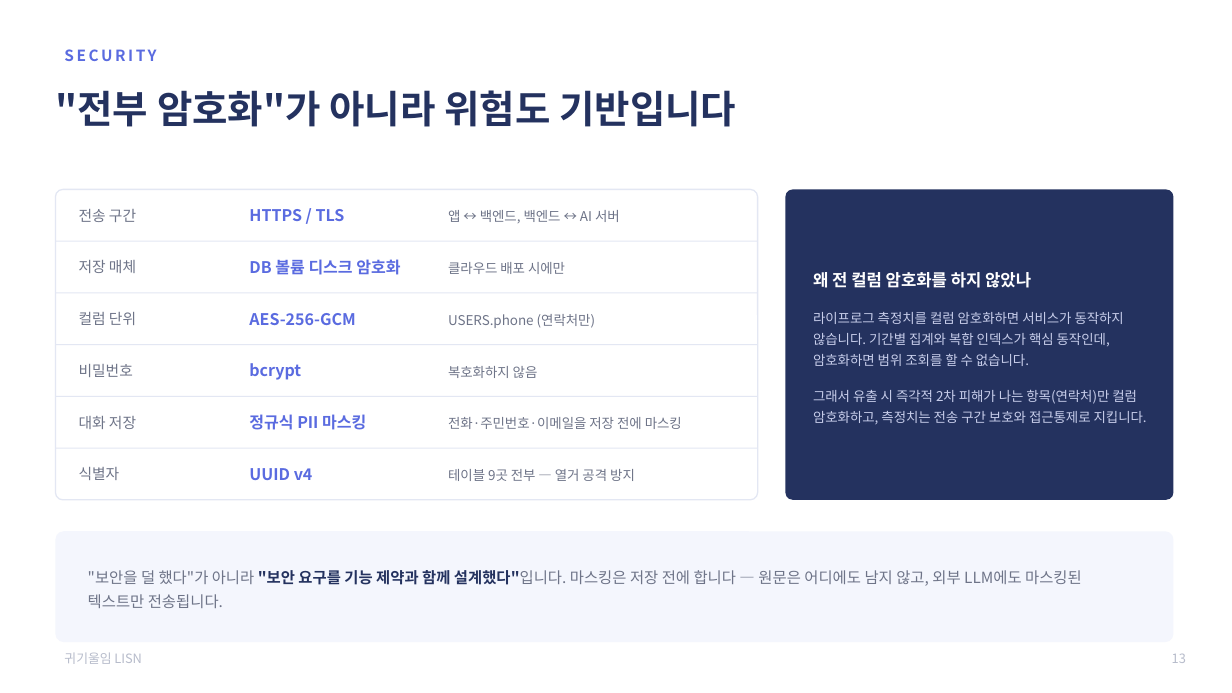
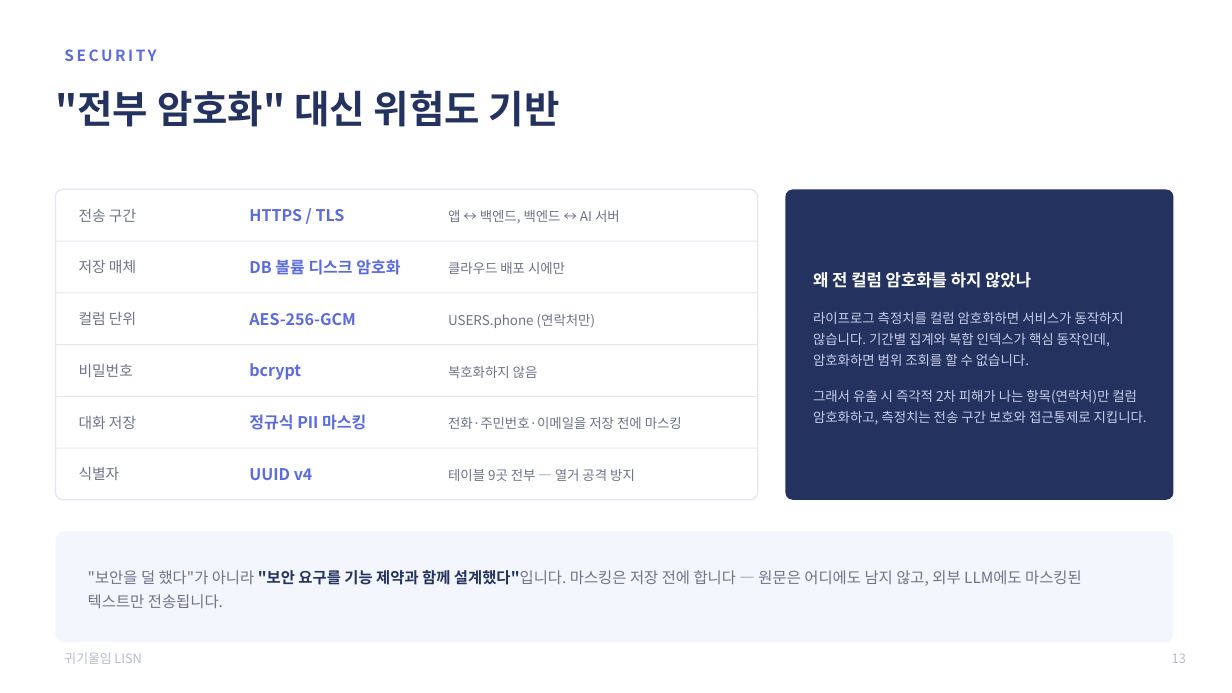
Before and after one commit to 2026-SMHRD-KDT-HealthCare-5/lisn, a slide deck: slide 14 of documents/최종발표자료_귀기울임.pptx. Drawn at 1232x693 pixels with LibreOffice and Linux fonts; fonts in the diff are those of the drawing. Boxes give left, top, right and bottom in pixels: in the first picture for what was removed or moved away, otherwise in the second. Text is boxed around its words. In the diff, an @@ line names an element or a change of style, - is before the commit and + after.

Commit message:
fix(발표): 제목 어미를 전부 「~습니다」로 통일하던 걸 섞었습니다
11개 제목 중 7개가 「~습니다/~입니다」로 끝나 단조롭다는 지적을 받았습니다.
명사구·의문형을 섞었습니다.

  s4  데이터는 쌓이는데, 사용자는 앱을 열지 않습니다
      -> 쌓이는 데이터, 열리지 않는 앱                    (명사구, 대구)
  s9  감정 분류 모델은 검증하고 접었습니다
      -> 왜 감정 분류 대신 이탈 탐지인가                   (의문형)
  s10 위기 탐지는 2단계입니다
      -> 위기 탐지 2단계 구조                             (명사구)
  s13 관리자는 위험한 사람부터 봅니다
      -> 위험한 사람부터 보이는 관제 화면                  (명사구)
  s14 "전부 암호화"가 아니라 위험도 기반입니다
      -> "전부 암호화" 대신 위험도 기반                    (명사구)

s9 는 겸사겸사 뜻도 분명하게 했습니다. "접었습니다"가 무슨 말인지
모르겠다는 지적을 받았는데, 결론(이탈 탐지로 갔다는 것)을 제목에 바로
얹어 s7 "왜 서버를 둘로 나눴나"와 같은 의문형 패턴으로 묶었습니다 —
같은 "AI 설계" 절의 두 슬라이드가 한 톤을 씁니다.

남긴 것 — s5·s11·s15 는 그대로 「~습니다」입니다. 확신에 찬 주장을
하는 자리(차별점 소개·성과 요약·정직한 현황)라 선언형이 자연스럽고,
전부 다르게 만드는 게 아니라 다양성을 만드는 게 목적이라 판단했습니다.

check_docs.py --with-tests · check_numbers.py 전부 통과.

```diff
--- a/documents/최종발표자료_귀기울임.pptx
+++ b/documents/최종발표자료_귀기울임.pptx
@@ text at bbox=[55, 90, 560, 127]: text changed @@
-"전부 암호화"가 아니라 위험도 기반입니다
+"전부 암호화" 대신 위험도 기반
```
Also in this commit, not shown: 4 other slides changed, 2 other files.
